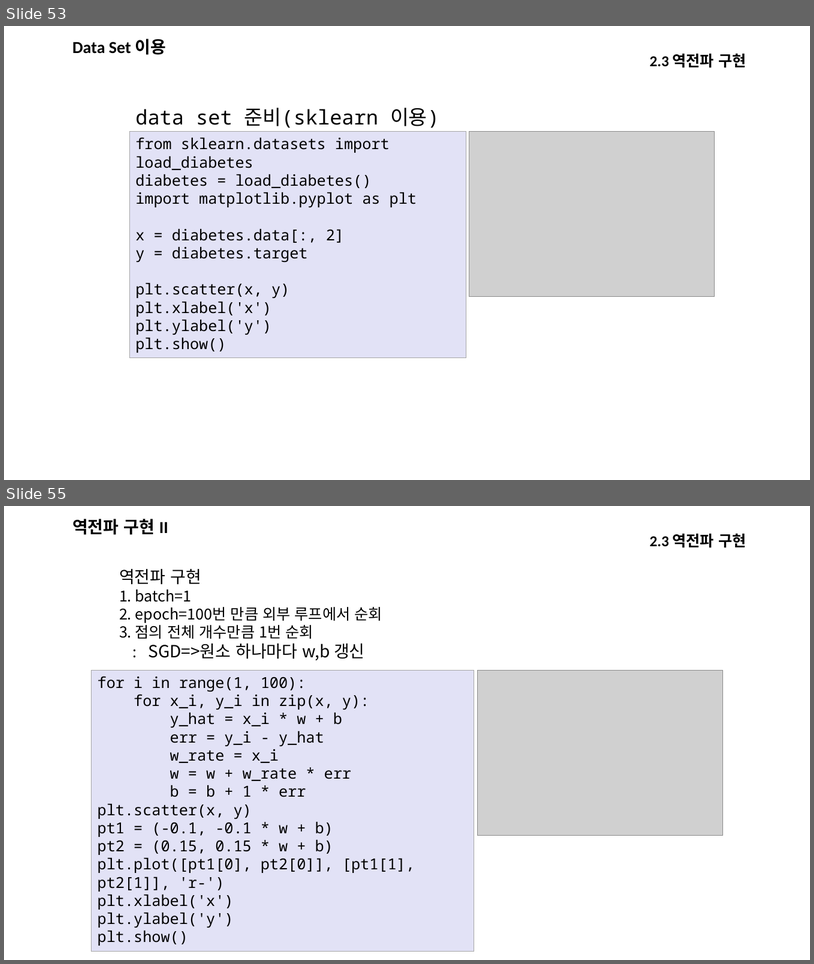
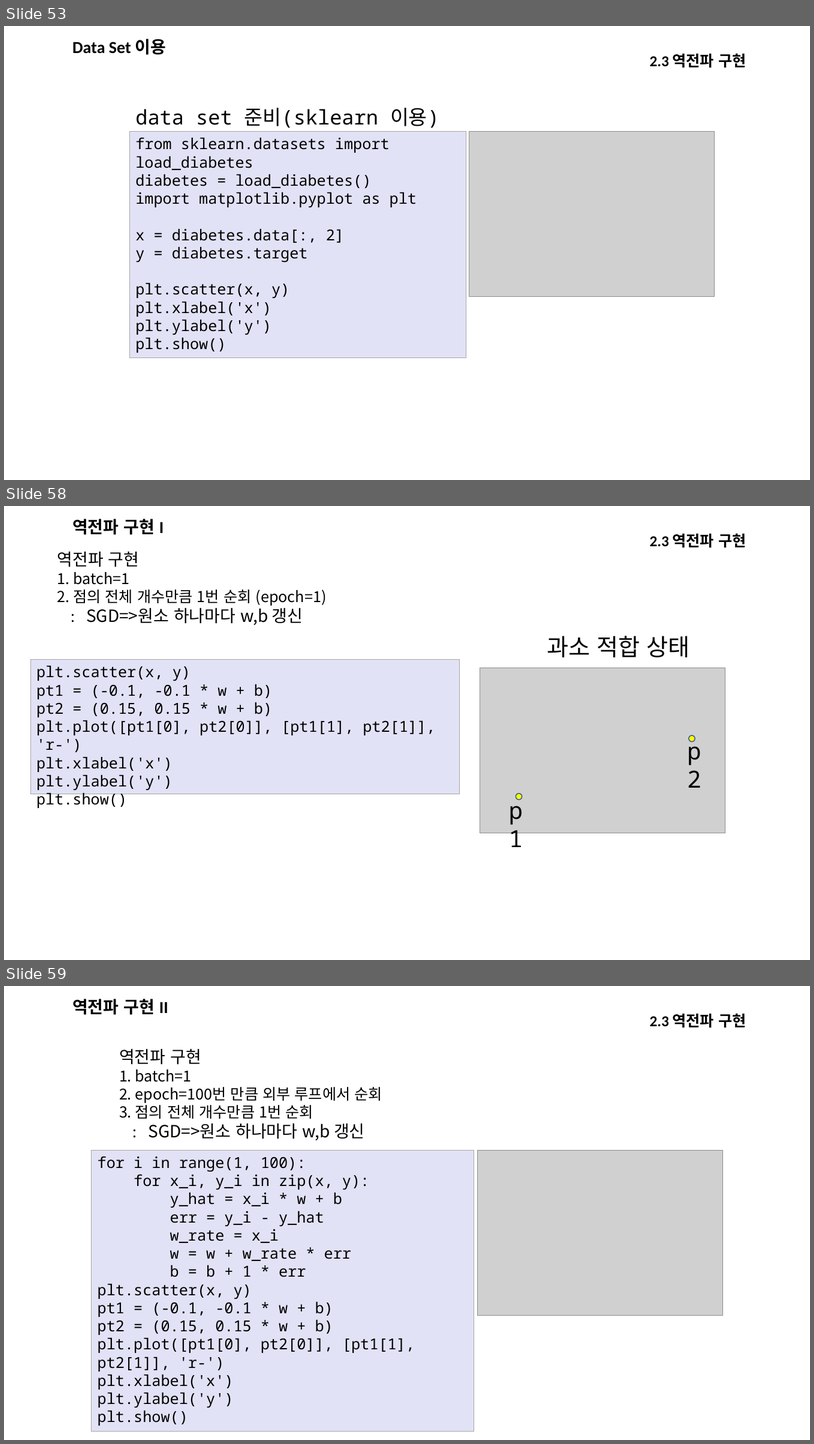
Before and after one commit to kjungmo/SBA2020_dataScience, a slide deck: 데이터분석.pptx. Shown one above the other, each under a label of ours: slides 53 and 55 before the commit, slides 53, 58 and 59 after it; the slides between them are not shown. The pictures are 814x964 and 814x1444 pixels, drawn with LibreOffice and Linux fonts; fonts in the diff are those of the drawing; grey boxes stand for pictures. Boxes give left, top, right and bottom in pixels: in the first picture for what was removed or moved away, otherwise in the second. Text is boxed around its words. In the diff, an @@ line names an element or a change of style, - is before the commit and + after.

```diff
--- a/데이터분석.pptx
+++ b/데이터분석.pptx
@@ slide 58 added at (x1=4, y1=506, x2=810, y2=960), background #FFFFFF @@
@@ text added at (x1=72, y1=519, x2=164, y2=535), 20 pt, text #000000, bold @@
+역전파 구현 I
@@ text added at (x1=650, y1=533, x2=746, y2=548), 18 pt, text #000000, bold @@
+2.3 역전파 구현
@@ text added at (x1=57, y1=551, x2=327, y2=625), 18 pt, text #000000 @@
+역전파 구현
+1. batch=1
+2. 점의 전체 개수만큼 1번 순회 (epoch=1)
+: SGD=>원소 하나마다 w,b 갱신
@@ text added at (x1=548, y1=636, x2=690, y2=657), 28 pt, text #000000 @@
+과소 적합 상태
@@ rectangle added at (x1=30, y1=660, x2=459, y2=794), fill #E2E2F6, outline #A6A6A6 0.75 pt, 18 pt, text #000000 @@
+plt.scatter(x, y)
+pt1 = (-0.1, -0.1 * w + b)
+pt2 = (0.15, 0.15 * w + b)
+plt.plot([pt1[0], pt2[0]], [pt1[1], pt2[1]], 'r-')
+plt.xlabel('x')
+plt.ylabel('y')
+plt.show()
@@ picture added at (x1=481, y1=667, x2=726, y2=832) @@
@@ text added at (x1=681, y1=733, x2=720, y2=768), 28 pt, text #000000 @@
+p2
@@ ellipse added at (x1=689, y1=735, x2=695, y2=741), fill #FFFF00, outline #325491 1 pt @@
@@ text added at (x1=503, y1=793, x2=541, y2=827), 28 pt, text #000000 @@
+p1
@@ ellipse added at (x1=516, y1=793, x2=522, y2=799), fill #FFFF00, outline #325491 1 pt @@
@@ what was slide 55 is now slide 59 @@
```
Also in this commit, not shown: 9 slides changed, 43 other slides added.
